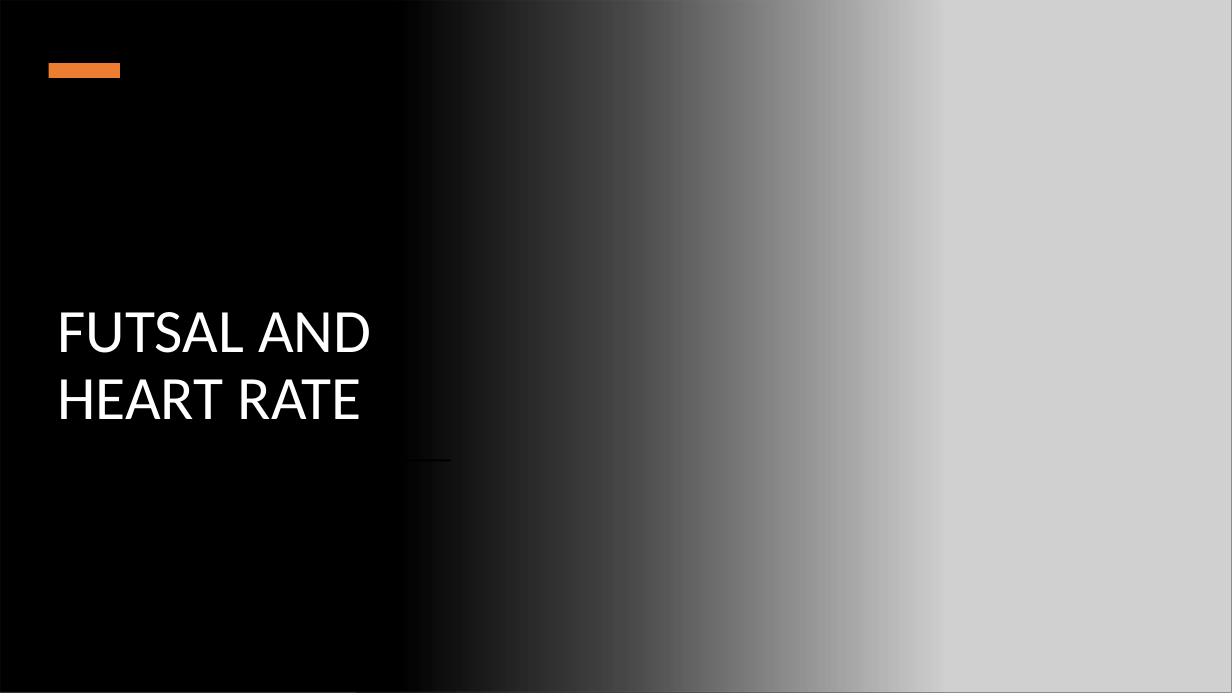
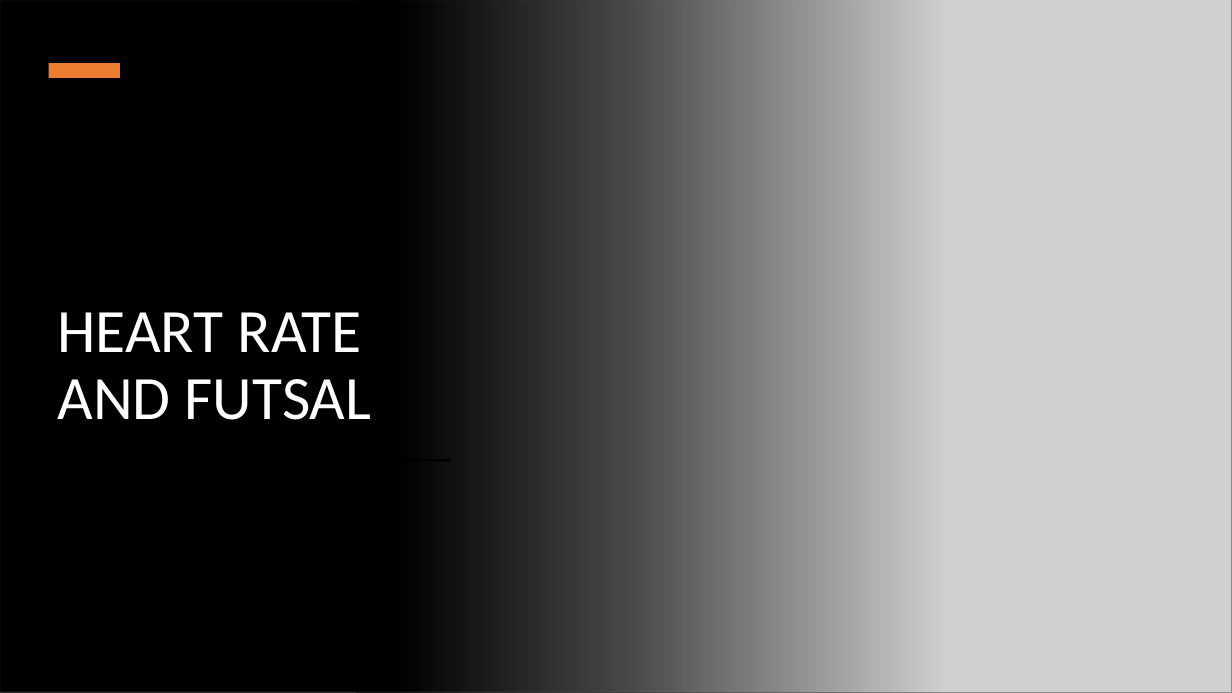
Before and after one commit to Miquelpg6/project_2, a slide deck: slide 1 of Futsal_and_Heartrate.pptx. Drawn at 1232x693 pixels with LibreOffice and Linux fonts; fonts in the diff are those of the drawing; grey boxes stand for pictures. Boxes give left, top, right and bottom in pixels: in the first picture for what was removed or moved away, otherwise in the second. Text is boxed around its words. In the diff, an @@ line names an element or a change of style, - is before the commit and + after.

```diff
--- a/Futsal_and_Heartrate.pptx
+++ b/Futsal_and_Heartrate.pptx
@@ title at (x1=58, y1=312, x2=372, y2=420): text changed @@
-FUTSAL AND HEART RATE
+HEART RATE AND FUTSAL
```
Also in this commit, not shown: 6 other slides changed, 2 other files.
